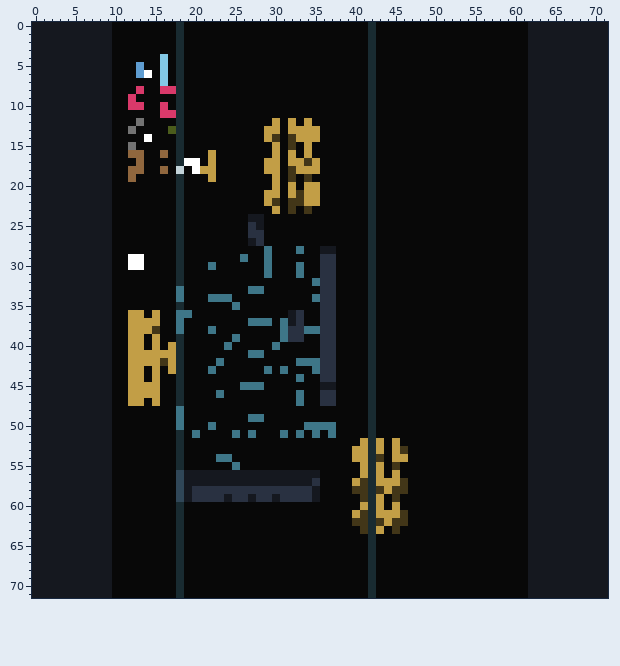
File history of a sprite sheet, 3level.png. The picture above is the old version.
The file is 72x72 pixels. Colours within 5 levels of each other are drawn and written as one.
After the commit:
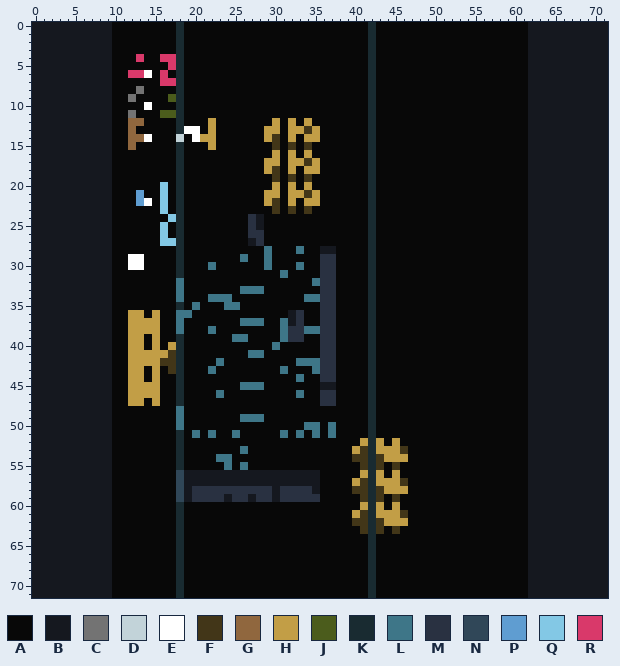
Palette (. is transparent): A #080808  B #15181f  C #737373  D #c2d3d9  E #ffffff  F #423618  G #90673e  H #c29e46  J #4b5c1c  K #192b31  L #3e7688  M #293141  N #304758  P #5f9dd1  Q #83c8e5  R #d9396a
From old to new:
y 4: x 13 A -> R; x 16..17 QA -> RR
y 5: x 13 P -> A; x 16..17 QA -> AR
y 6: x 12..13 AP -> RR; x 16 Q -> R
y 7: x 16..17 QA -> RR
y 8: x 13 R -> C; x 16..17 RR -> AA
y 9: x 12 R -> C; x 17 A -> J
y 10: x 12..14 RRA -> AAE; x 16 R -> A
y 11: x 12 A -> C; x 16..17 RR -> JJ
y 12: x 12..13 AC -> GG; x 22 A -> H
y 13: x 12 C -> G; x 17 J -> A; x 19..20 AA -> EE; x 22 A -> H; x 34 H -> F
y 14: x 12..13 AA -> GG; x 18 K -> D; x 20..22 AAA -> EHH; x 32..33 FH -> HA
y 15: x 12 C -> G; x 22 A -> H; x 30 H -> F; x 34 H -> F
y 16: x 12..13 GG -> AA; x 16 G -> A; x 22 H -> A
y 17: x 13 G -> A; x 19..20 EE -> AA; x 22 H -> A
y 18: x 12..13 GG -> AA; x 16 G -> A; x 18 D -> K; x 20..22 EHH -> AAA; x 30 H -> F; x 32..33 FH -> HA
y 19: x 12 G -> A; x 22 H -> A; x 30 H -> F
y 20: x 16 A -> Q; x 35 H -> A
y 21: x 13 A -> P; x 16 A -> Q; x 33..34 FH -> HF
y 22: x 13..14 AA -> PE; x 16 A -> Q; x 32..33 FF -> HA
y 23: x 16 A -> Q; x 30 H -> F
y 24: x 17 A -> Q; x 27 B -> M
y 25..26: x 16 A -> Q
y 27: x 16..17 AA -> QQ
y 31: x 29 L -> A; x 31 A -> L; x 33 L -> A
y 32: x 18 K -> L
y 33: x 26 A -> L
y 34: x 34 A -> L
y 35: x 20 A -> L; x 24 A -> L
y 37: x 26 A -> L; x 29 L -> A
y 38: x 15 F -> H
y 39: x 26 A -> L
y 40: x 24 L -> A
y 41..42: x 17 H -> F
y 43: x 17 H -> F; x 29 L -> A
y 47: x 33 L -> A
y 49: x 26 A -> L
y 50: x 22 L -> A; x 36 L -> A
y 51: x 22 A -> L; x 27 L -> A
y 53: x 26 A -> L; x 41 H -> F; x 44 A -> H
y 54: x 40..41 HH -> FF; x 44 A -> H
y 55: x 24..26 ALA -> LAL; x 41 H -> F; x 43 H -> F
y 57: x 35 M -> B
y 58: x 30 M -> B; x 45..46 FF -> HH
y 59: x 35 B -> M; x 43 H -> F
y 62: x 45..46 FF -> HH
y 63: x 43 H -> F
Pixel boxes of the changes (left, top, right, bottom) in both pictures:
changed: (128, 54, 216, 374)
changed: (248, 126, 320, 222)
changed: (224, 270, 312, 374)
changed: (272, 398, 408, 534)
changed: (208, 414, 256, 470)
